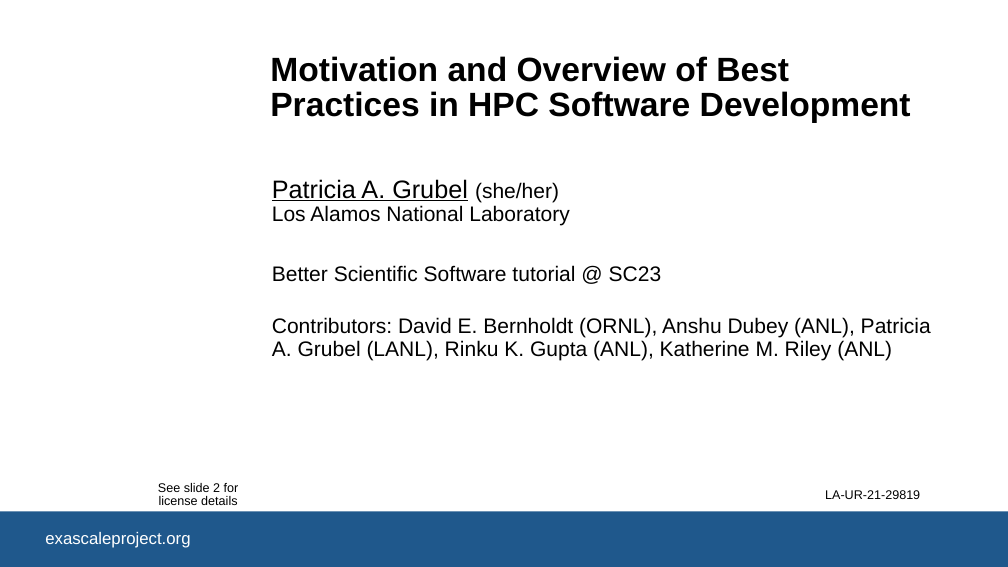
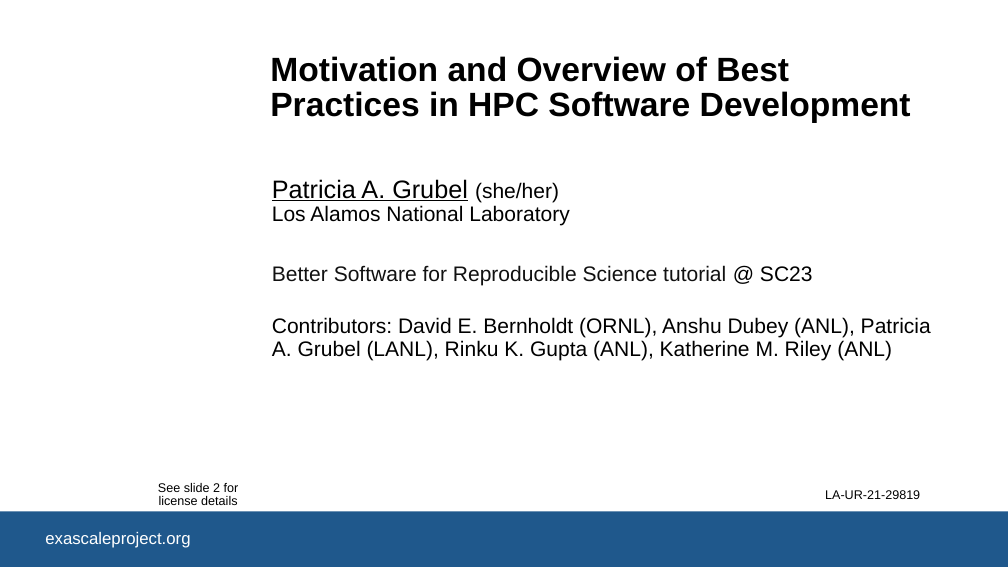
Before and after one commit to bssw-tutorial/presentations, a slide deck: slide 1 of overview.pptx. Drawn at 1008x567 pixels with LibreOffice and Linux fonts; fonts in the diff are those of the drawing; background and template pictures are left out. Boxes give left, top, right and bottom in pixels: in the first picture for what was removed or moved away, otherwise in the second. Text is boxed around its words. In the diff, an @@ line names an element or a change of style, - is before the commit and + after.

```diff
--- a/overview.pptx
+++ b/overview.pptx
@@ subtitle at [272, 265, 813, 286]: text changed; text colour #000000 to #111111 @@
-Better Scientific Software tutorial @ SC23
+Better Software for Reproducible Science tutorial @ SC23
```
Also in this commit, not shown: 1 other slide changed, 1 other file.
